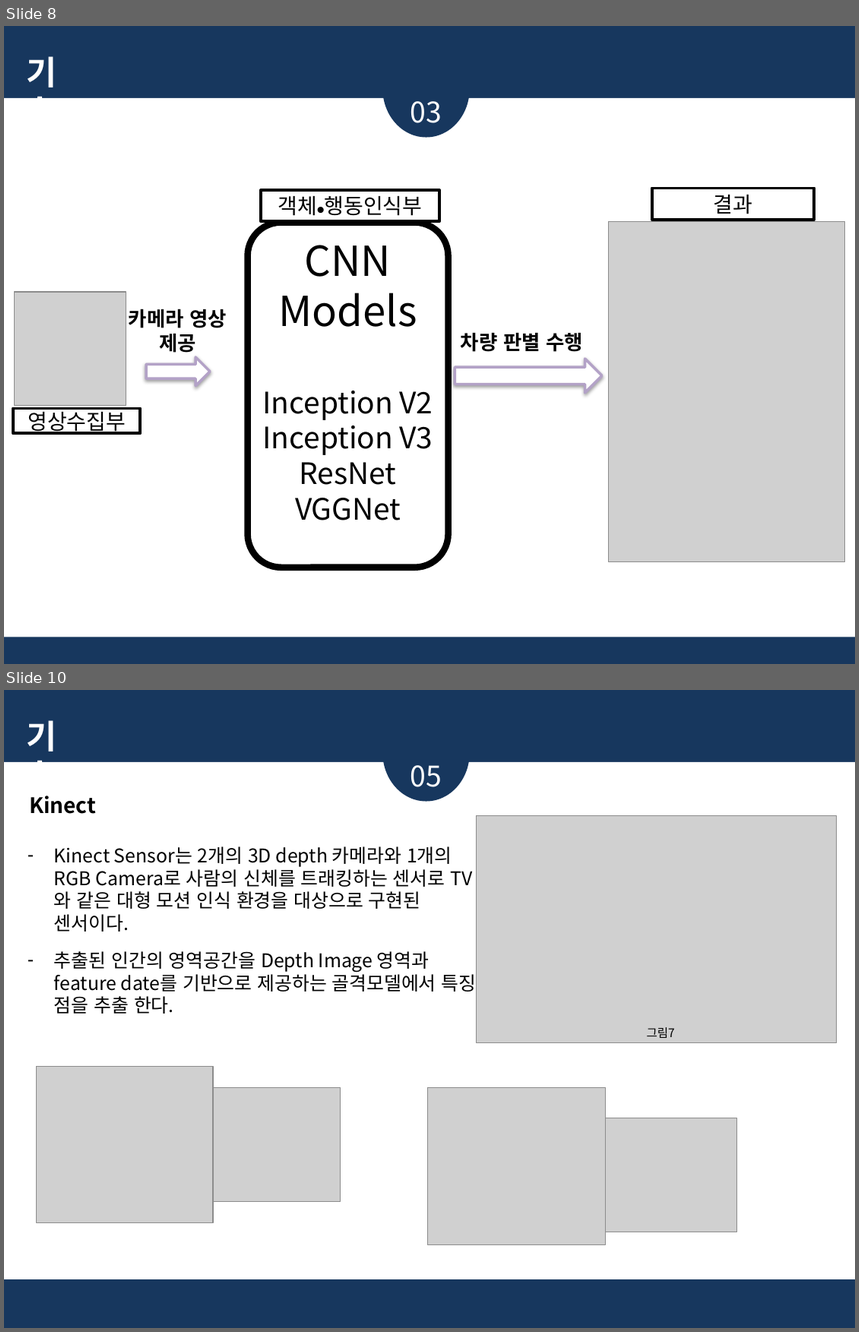
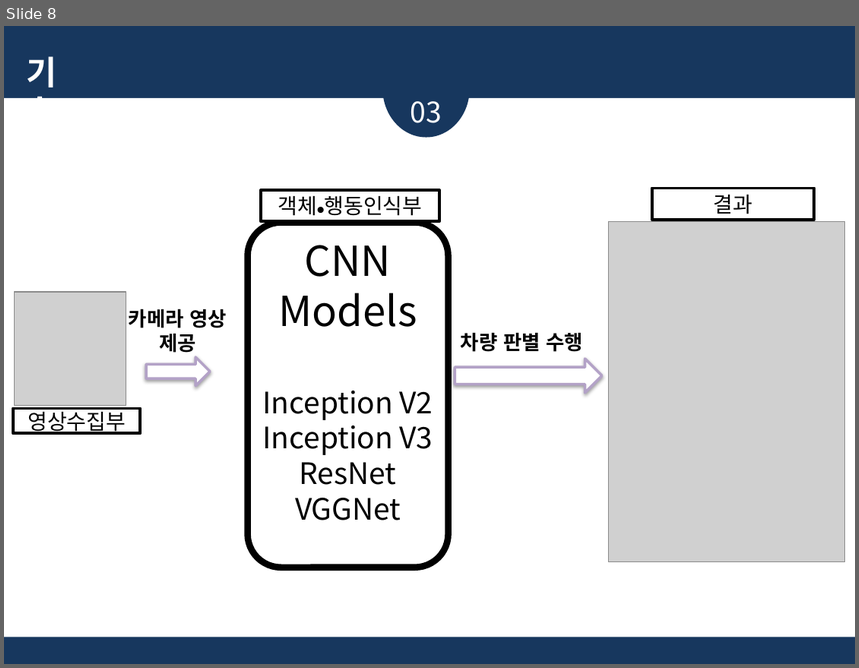
Before and after one commit to glad1470/2019_research, a slide deck: Doc/주제 선정 및 시장 조사_19.03.19/졸업논문 주제_임광효_김준영_2.pptx. Shown one above the other, each under a label of ours: slides 8 and 10 before the commit, slide 8 after it; the slides between them are not shown. The pictures are 859x1332 and 859x668 pixels, drawn with LibreOffice and Linux fonts; fonts in the diff are those of the drawing; grey boxes stand for pictures. Boxes give left, top, right and bottom in pixels: in the first picture for what was removed or moved away, otherwise in the second. Text is boxed around its words. In the diff, an @@ line names an element or a change of style, - is before the commit and + after.

```diff
--- a/Doc/주제 선정 및 시장 조사_19.03.19/졸업논문 주제_임광효_김준영_2.pptx
+++ b/Doc/주제 선정 및 시장 조사_19.03.19/졸업논문 주제_임광효_김준영_2.pptx
@@ slide 10 removed at bbox=[4, 690, 855, 1328], background #17375E @@
@@ ellipse removed at bbox=[382, 704, 470, 802] @@
@@ text removed at bbox=[25, 720, 56, 796] @@
-기술
@@ rectangle removed at bbox=[4, 762, 855, 1280] @@
@@ text removed at bbox=[411, 765, 442, 787] @@
-05
@@ text removed at bbox=[29, 796, 96, 814] @@
-Kinect
@@ picture removed at bbox=[477, 815, 836, 1043] @@
@@ text removed at bbox=[54, 847, 477, 1014] @@
-– Kinect Sensor는 2개의 3D depth 카메라와 1개의 RGB Camera로 사람의 신체를 트래킹하는 센서로 TV와 같은 대형 모션 인식 환경을 대상으로 구현된 센서이다.
-– 추출된 인간의 영역공간을 Depth Image 영역과 feature date를 기반으로 제공하는 골격모델에서 특징 점을 추출 한다.
@@ text removed at bbox=[647, 1027, 675, 1038] @@
-그림7
@@ picture removed at bbox=[37, 1067, 214, 1223] @@
@@ picture removed at bbox=[214, 1088, 340, 1202] @@
@@ picture removed at bbox=[427, 1088, 605, 1245] @@
@@ picture removed at bbox=[606, 1118, 737, 1232] @@
```
Also in this commit, not shown: 2 slides changed, 1 slide added.
